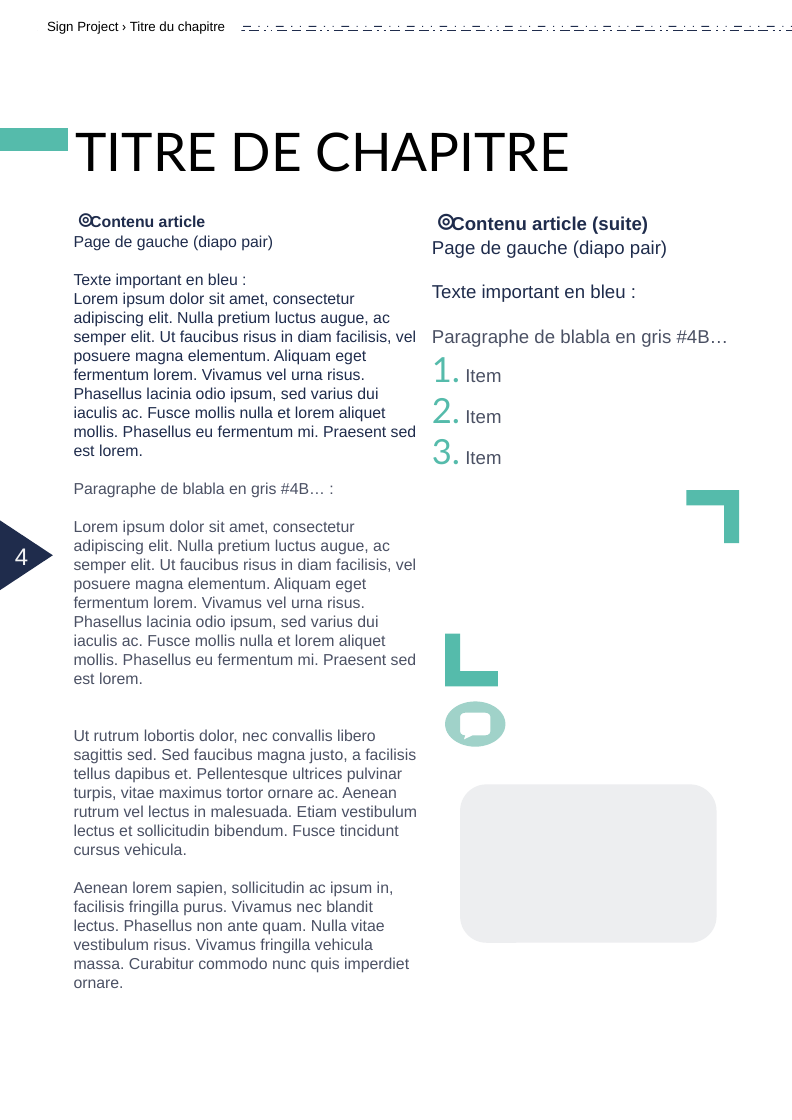
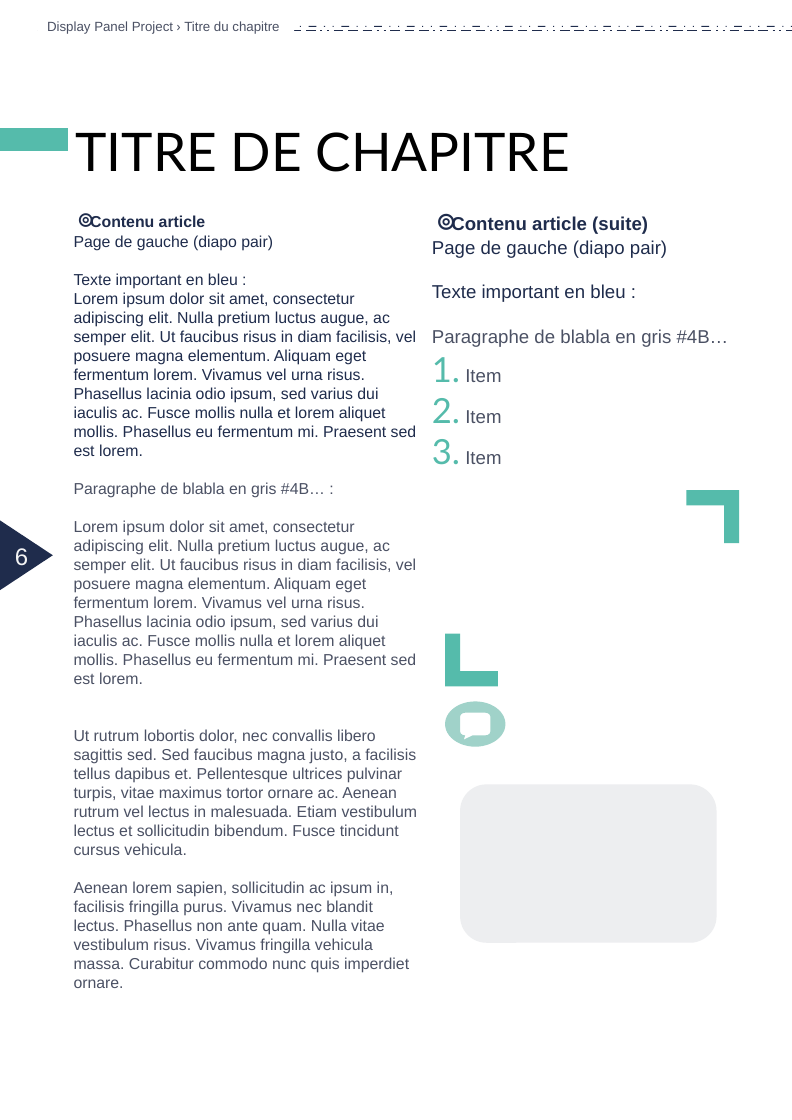
Before and after one commit to LoganTann/panneau, a slide deck: slide 6 of compte-rendu/CR_papier.odp (slide 4 before the commit). Drawn at 792x1120 pixels with LibreOffice and Linux fonts; fonts in the diff are those of the drawing. Boxes give left, top, right and bottom in pixels: in the first picture for what was removed or moved away, otherwise in the second. Text is boxed around its words. In the diff, an @@ line names an element or a change of style, - is before the commit and + after.

```diff
--- a/compte-rendu/CR_papier.odp
+++ b/compte-rendu/CR_papier.odp
@@ text at bbox=[47, 21, 279, 34]: text changed; text colour #000000 to #4B5164 @@
-Sign Project › Titre du chapitre
+Display Panel Project › Titre du chapitre
@@ page number at bbox=[15, 548, 28, 566]: text changed @@
-4
+6
```
Also in this commit, not shown: 2 other slides changed, 2 slides added.
